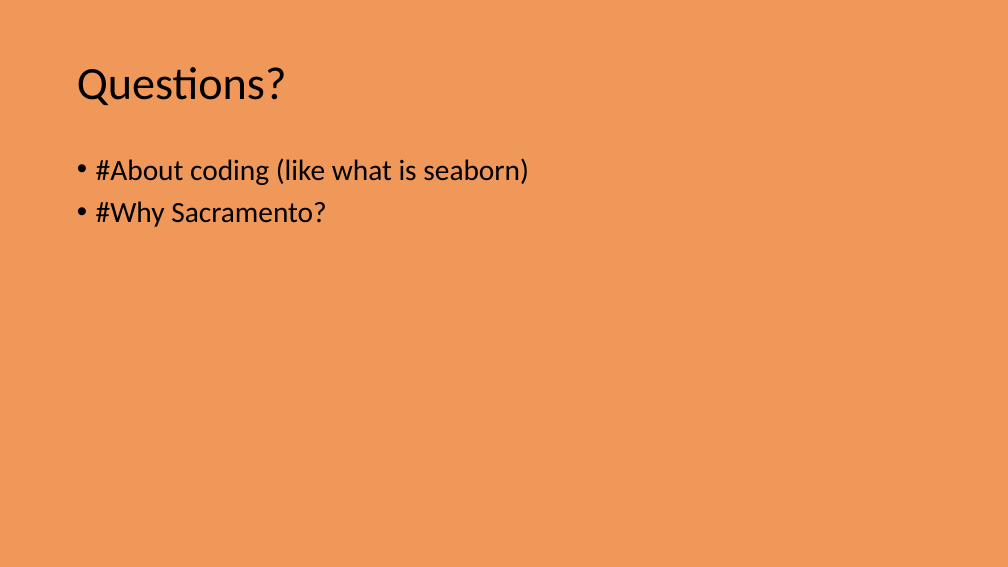
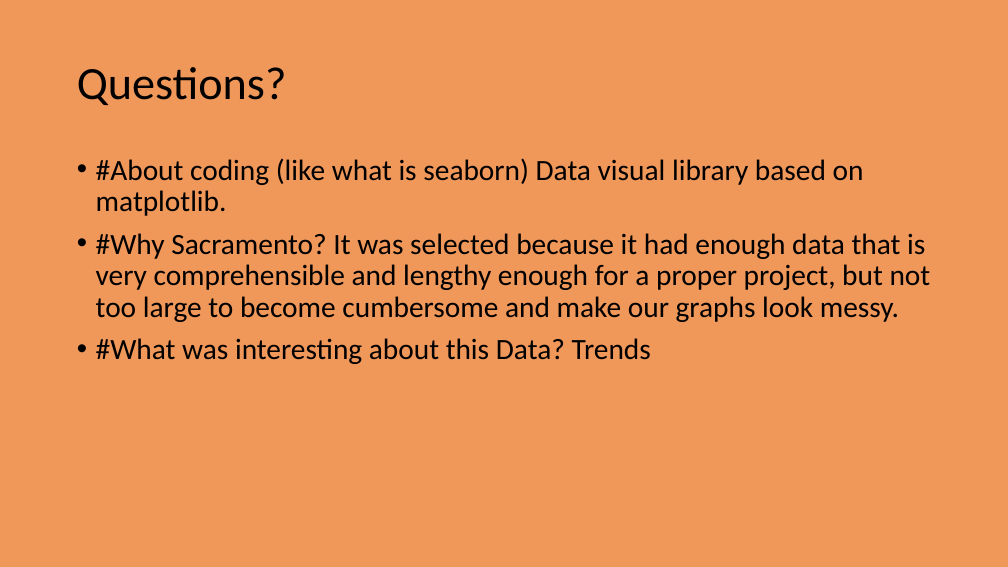
Before and after one commit to scavazos4/Project_One, a slide deck: slide 12 of Sacramento Real Estate.pptx (slide 11 before the commit). Drawn at 1008x567 pixels with LibreOffice and Linux fonts; fonts in the diff are those of the drawing. Boxes give left, top, right and bottom in pixels: in the first picture for what was removed or moved away, otherwise in the second. Text is boxed around its words. In the diff, an @@ line names an element or a change of style, - is before the commit and + after.

```diff
--- a/Sacramento Real Estate.pptx
+++ b/Sacramento Real Estate.pptx
@@ text at box(96, 158, 931, 364): text changed @@
-• #About coding (like what is seaborn)
-• #Why Sacramento?
+• #About coding (like what is seaborn) Data visual library based on matplotlib.
+• #Why Sacramento? It was selected because it had enough data that is very comprehensible and lengthy enough for a proper project, but not too large to become cumbersome and make our graphs look messy.
+• #What was interesting about this Data? Trends
```
Also in this commit, not shown: 8 other slides changed, 1 slide added.
